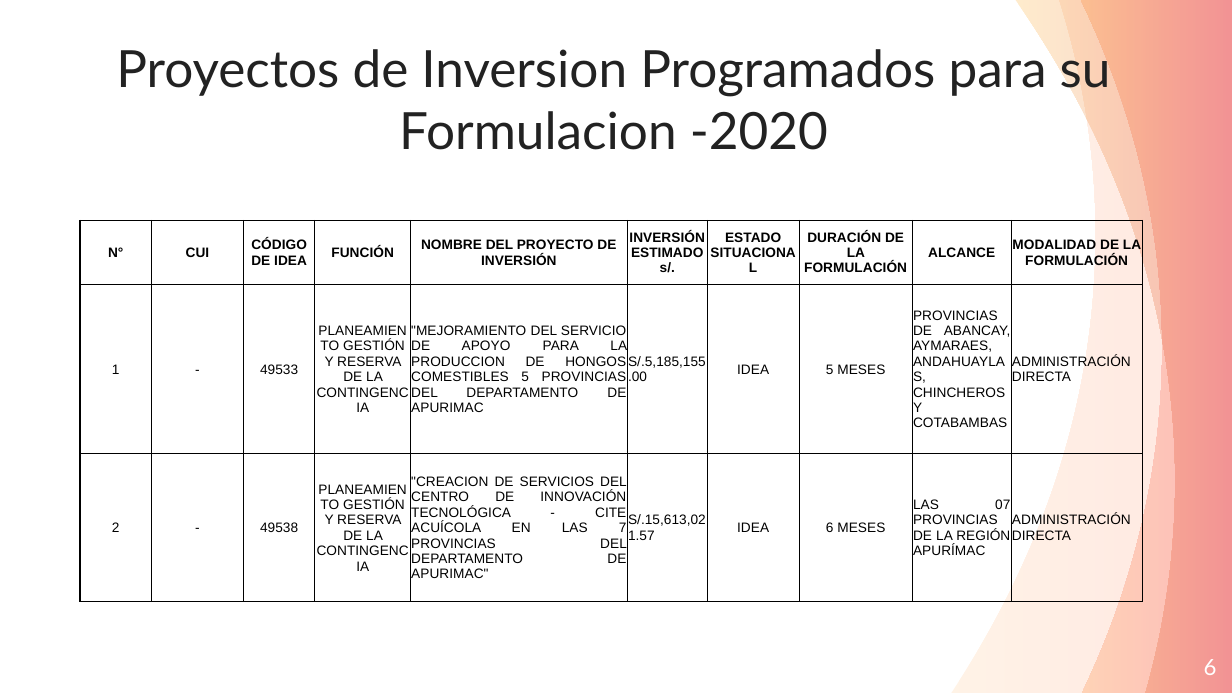
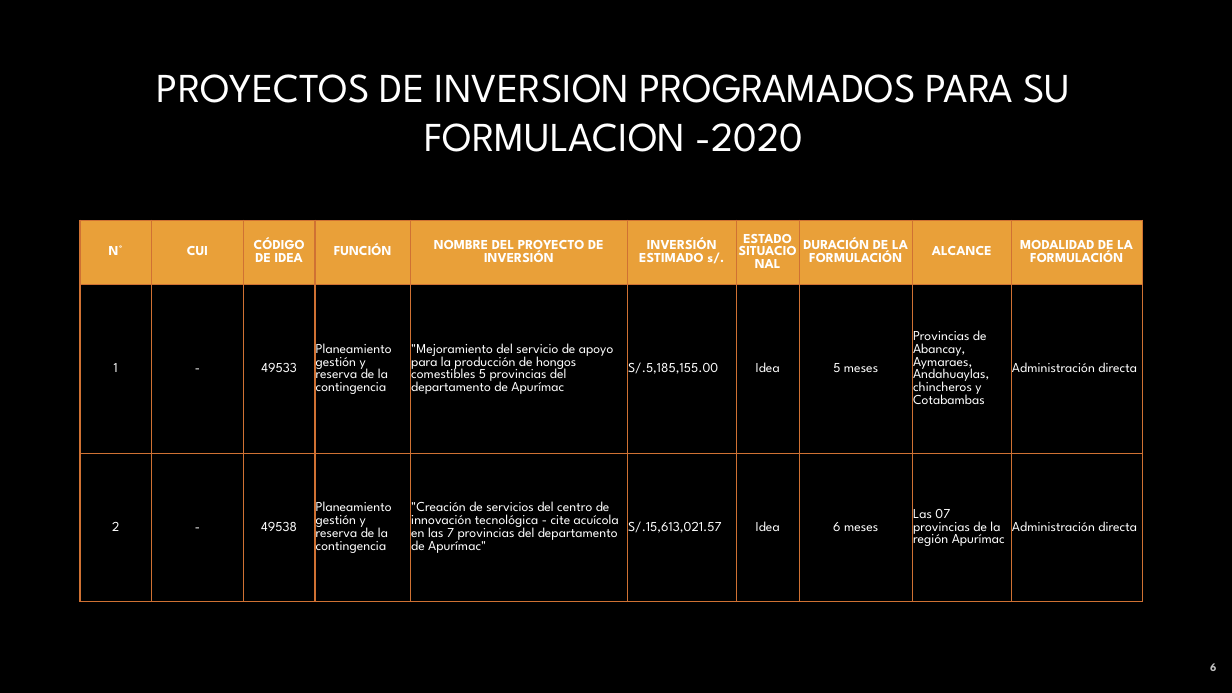
Before and after one commit to ORFEI-GRAP/Gestion-ORFEI, a slide deck: slide 6 of Proyectos Funcion - PRODUCCIÓN.pptx. Drawn at 1232x693 pixels with LibreOffice and Linux fonts; fonts in the diff are those of the drawing; background and template pictures are left out. Boxes give left, top, right and bottom in pixels: in the first picture for what was removed or moved away, otherwise in the second. Text is boxed around its words. In the diff, an @@ line names an element or a change of style, - is before the commit and + after.

```diff
--- a/Proyectos Funcion - PRODUCCIÓN.pptx
+++ b/Proyectos Funcion - PRODUCCIÓN.pptx
@@ background #FFFFFF to picture (left out) @@
@@ freeform shape removed at box(950, 0, 1232, 693) @@
@@ freeform shape removed at box(1016, 0, 1231, 693) @@
@@ freeform shape removed at box(1082, 0, 1232, 693) @@
@@ title at box(157, 74, 1070, 152): text changed; size 30 to 24 pt; font Lato to League Spartan; text colour #222222 to gradient #FFFFFF to #A6A6A6 @@
-Proyectos de Inversion Programados para su Formulacion -2020
+PROYECTOS DE INVERSION PROGRAMADOS PARA SU FORMULACION -2020
@@ table at box(80, 221, 1142, 601) @@
-row 2: 1 | - | 49533 | PLANEAMIENTO GESTIÓN Y RESERVA DE LA CONTINGENCIA | "MEJORAMIENTO DEL SERVICIO DE APOYO PARA LA PRODUCCION DE HONGOS COMESTIBLES 5 PROVINCIAS DEL DEPARTAMENTO DE APURIMAC | S/.5,185,155.00 | IDEA | 5 MESES | PROVINCIAS DE ABANCAY, AYMARAES, ANDAHUAYLAS, CHINCHEROS Y COTABAMBAS | ADMINISTRACIÓN DIRECTA
+row 2: 1 | - | 49533 | Planeamiento gestión y reserva de la contingencia | "Mejoramiento del servicio de apoyo para la producción de hongos comestibles 5 provincias del departamento de Apurímac | S/.5,185,155.00 | Idea | 5 meses | Provincias de Abancay, Aymaraes, Andahuaylas, chincheros y Cotabambas | Administración directa
-row 3: 2 | - | 49538 | PLANEAMIENTO GESTIÓN Y RESERVA DE LA CONTINGENCIA | "CREACION DE SERVICIOS DEL CENTRO DE INNOVACIÓN TECNOLÓGICA - CITE ACUÍCOLA EN LAS 7 PROVINCIAS DEL DEPARTAMENTO DE APURIMAC" | S/.15,613,021.57 | IDEA | 6 MESES | LAS 07 PROVINCIAS DE LA REGIÓN APURÍMAC | ADMINISTRACIÓN DIRECTA
+row 3: 2 | - | 49538 | Planeamiento gestión y reserva de la contingencia | "Creación de servicios del centro de innovación tecnológica - cite acuícola en las 7 provincias del departamento de Apurímac" | S/.15,613,021.57 | Idea | 6 meses | Las 07 provincias de la región Apurímac | Administración directa
@@ fill none to #E9A039 in row 1 @@
@@ font Arial to League Spartan, text colour #000000 to #FFFFFF in "N°", "CUI", "CÓDIGO DE IDEA", "FUNCIÓN" and 14 more places @@
@@ borders changed @@
@@ page number at box(1210, 663, 1216, 671): size 13 to 6.8 pt, font Lato to League Spartan, text colour #FFFFFF to #BFBFBF, bold on @@
```
Also in this commit, not shown: 5 other slides changed.
